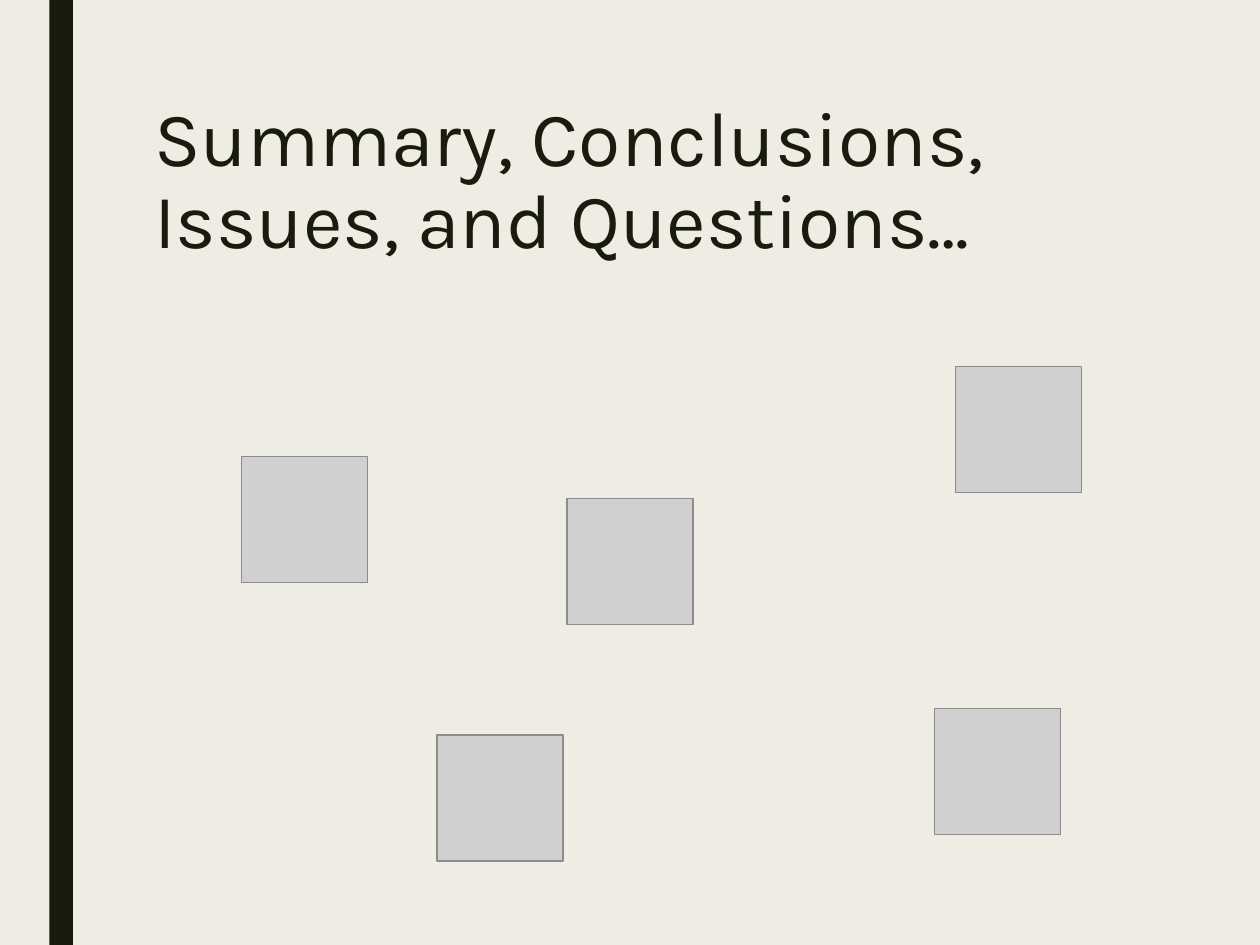
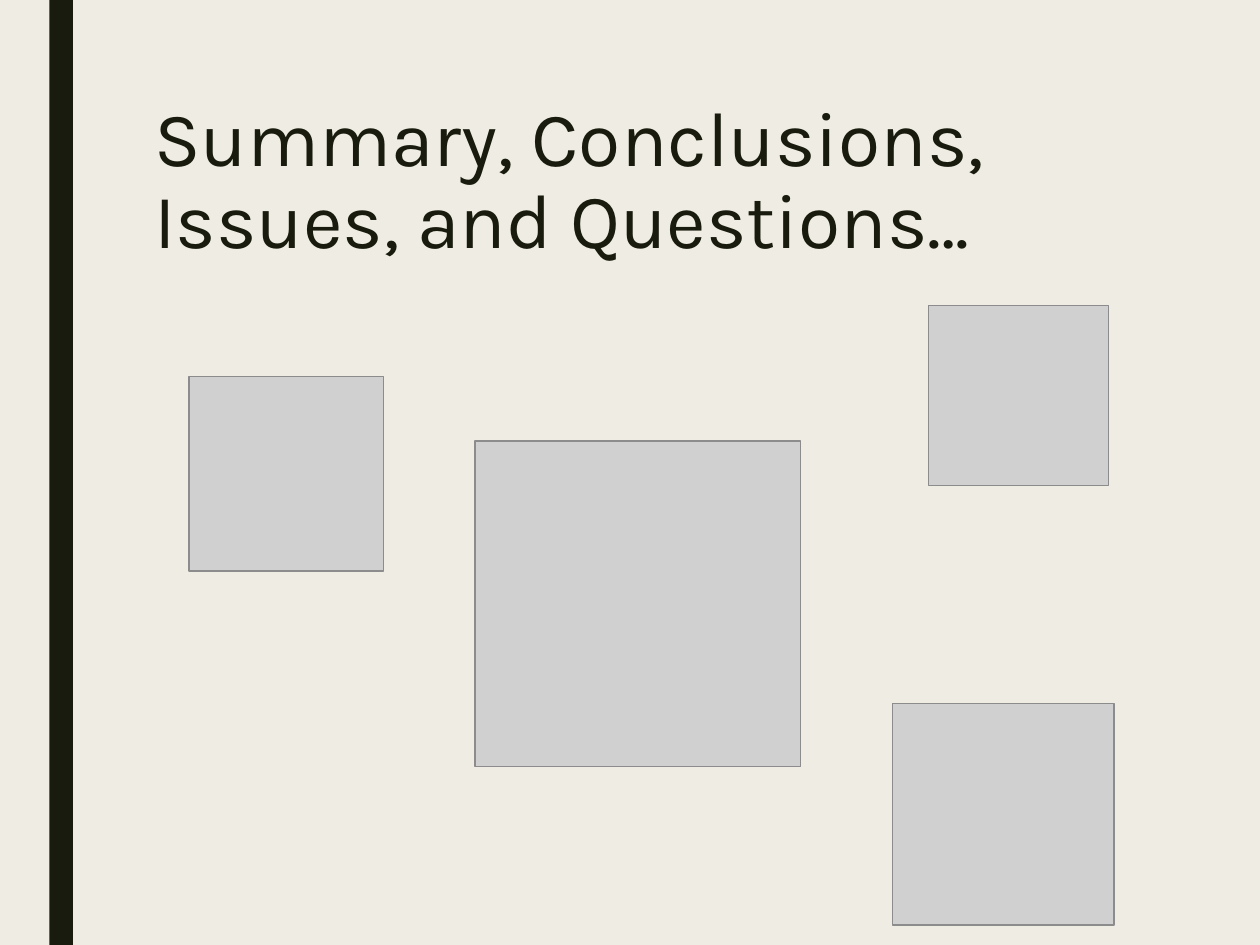
Before and after one commit to stats-learning-fall2019/final-project, a slide deck: slide 58 of presentation/gtdb-final-presentation.pptx (slide 56 before the commit). Drawn at 1260x945 pixels with LibreOffice and Linux fonts; fonts in the diff are those of the drawing; grey boxes stand for pictures. Boxes give left, top, right and bottom in pixels: in the first picture for what was removed or moved away, otherwise in the second. Text is boxed around its words. In the diff, an @@ line names an element or a change of style, - is before the commit and + after.

Commit message:
Add summary slides for Sean's q1/q2

```diff
--- a/presentation/gtdb-final-presentation.pptx
+++ b/presentation/gtdb-final-presentation.pptx
@@ picture: place and size @@
-picture at <box>955,367,1081,493</box>
+picture at <box>929,306,1108,485</box>
@@ picture: place and size @@
-picture at <box>437,735,563,861</box>
+picture at <box>189,377,384,572</box>
@@ picture: place and size @@
-picture at <box>242,456,368,582</box>
+picture at <box>475,441,800,766</box>
@@ picture removed at <box>567,499,693,625</box> @@
@@ picture: place and size @@
-picture at <box>935,708,1061,834</box>
+picture at <box>892,703,1114,925</box>
```
Also in this commit, not shown: 2 other slides changed, 2 slides added.
